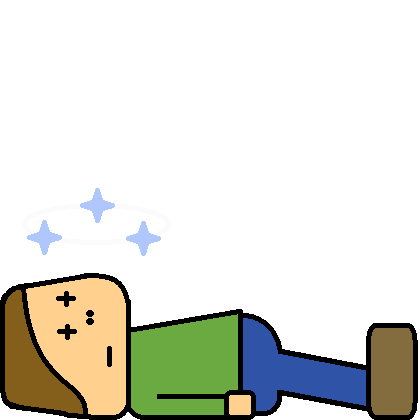
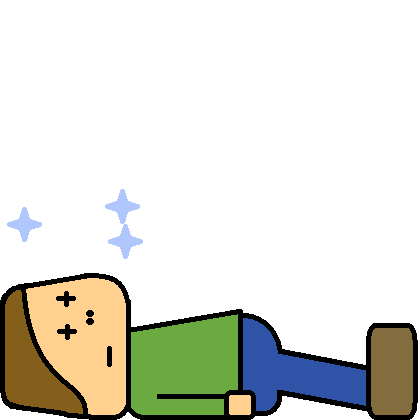
Comparing the layer stacks of the two (420, 420) images. Changes:
hid "Stars 1", painted on it over <box>22,188,171,256</box>
showed "Stars 4", painted on it over <box>7,189,171,259</box>
